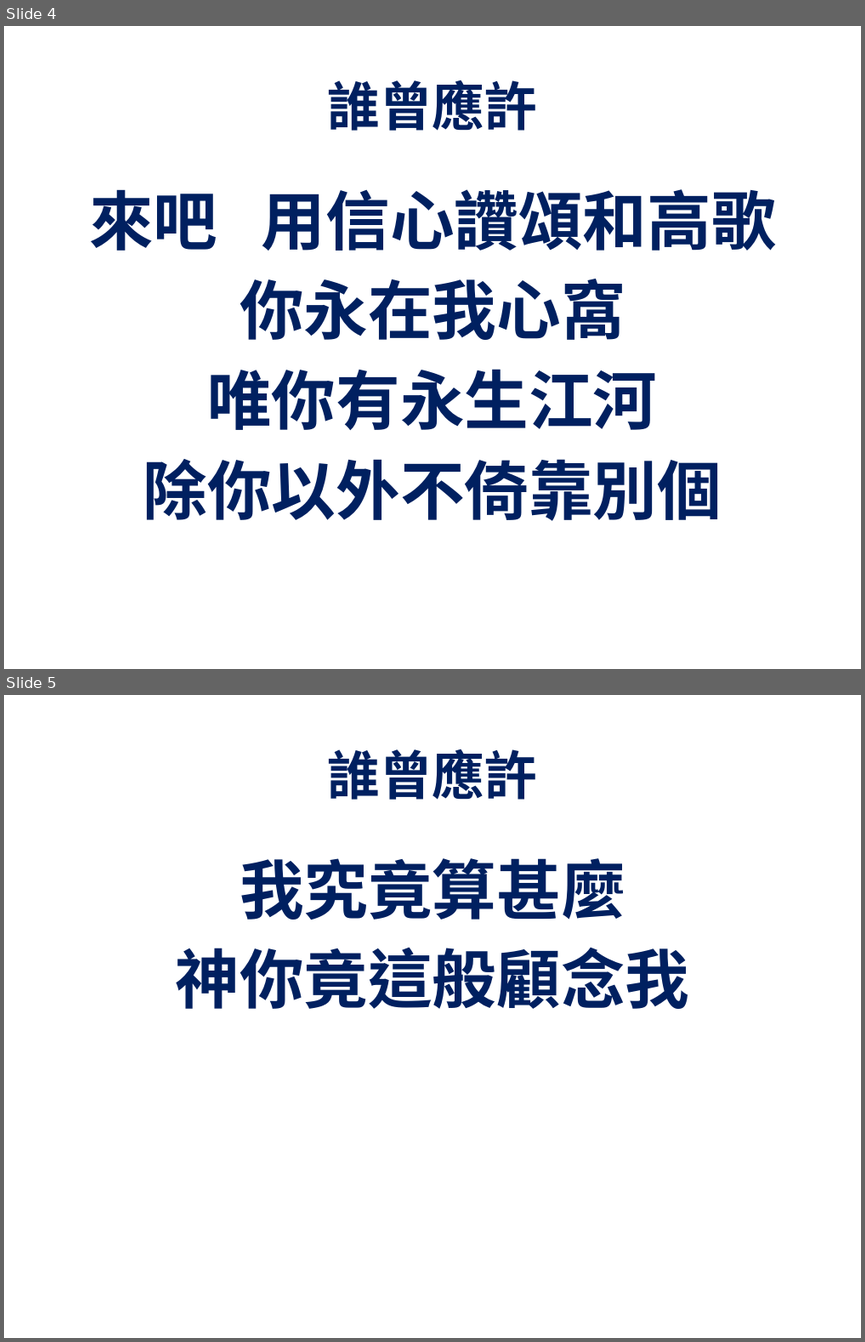
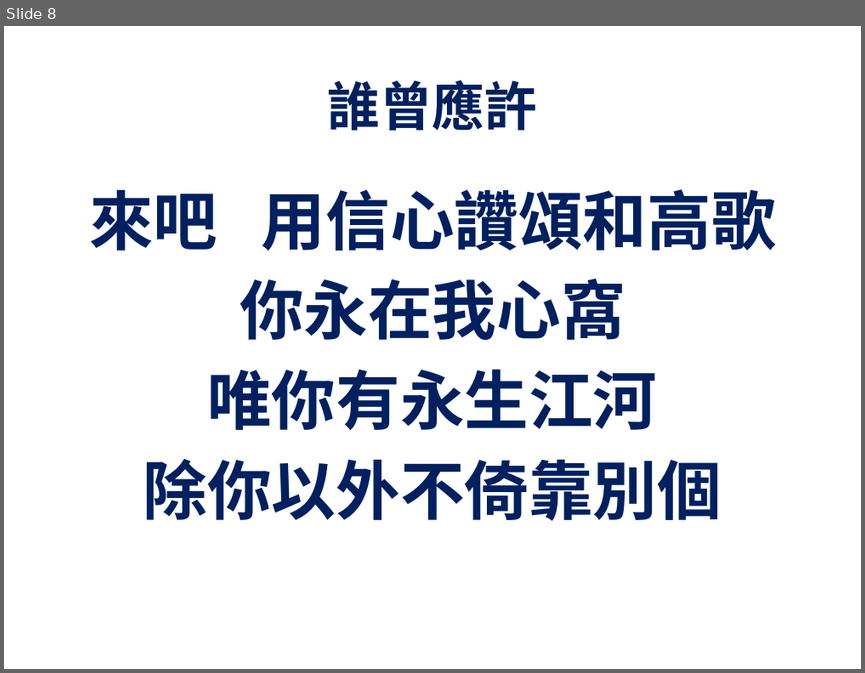
Before and after one commit to batisuoc/prayermeeting, a slide deck: 2019/1月/10-01-2019.pptx. Shown one above the other, each under a label of ours: slides 4 and 5 before the commit, slide 8 after it. The pictures are 865x1342 and 865x673 pixels, drawn with LibreOffice and Linux fonts; fonts in the diff are those of the drawing; background and template pictures are left out. Boxes give left, top, right and bottom in pixels: in the first picture for what was removed or moved away, otherwise in the second. Text is boxed around its words. In the diff, an @@ line names an element or a change of style, - is before the commit and + after.

```diff
--- a/2019/1月/10-01-2019.pptx
+++ b/2019/1月/10-01-2019.pptx
@@ slide 5 removed at box(4, 695, 861, 1338), background picture (left out) @@
@@ title removed at box(328, 749, 537, 800) @@
-誰曾應許
@@ text removed at box(176, 858, 690, 1009) @@
-我究竟算甚麼
-神你竟這般顧念我
@@ what was slide 4 is now slide 8 @@
```
Also in this commit, not shown: 1 slide changed, 3 slides added, 3 other slides removed, 1 other file.
